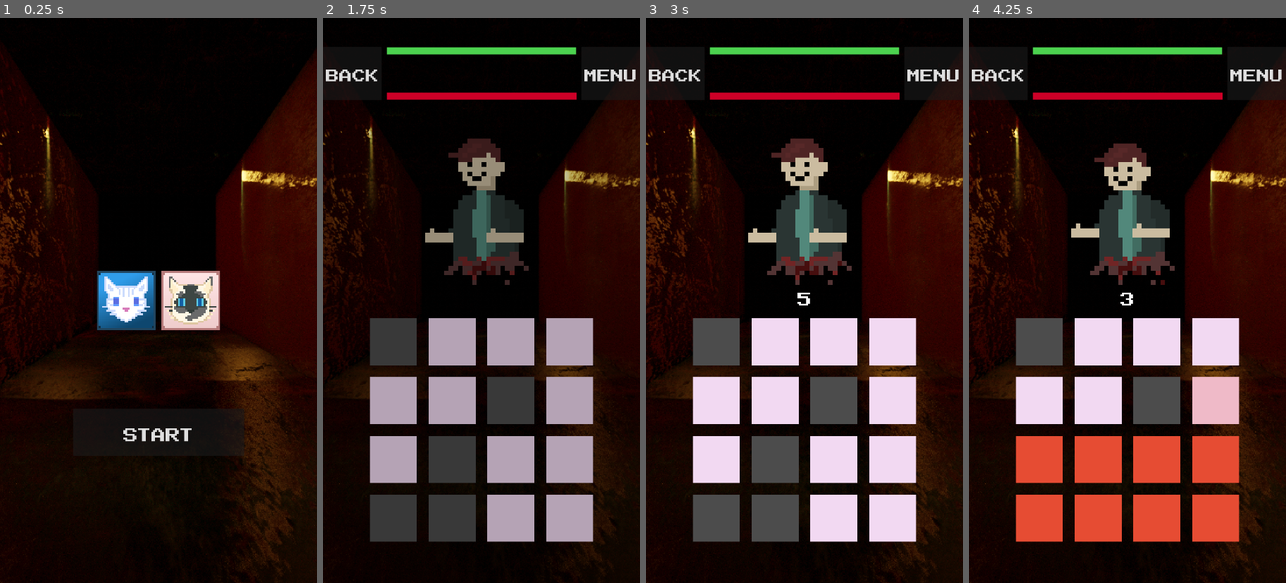
Above: before the commit, frames 1-4 (left to right).
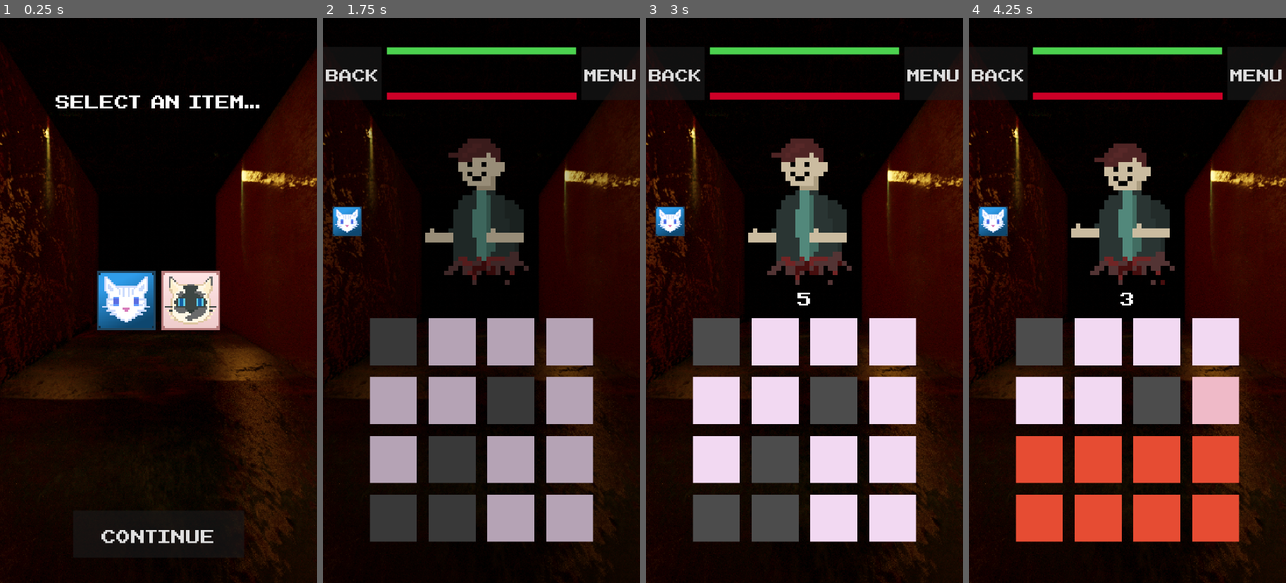
Above: after the commit, the same moments.

Repository: numberpup/phantom-passage
Game: Godot game, scene res://Scenes/UI/ShopScreen.tscn
Same seed, same stepped clock (60 frames per second), same inputs: the game is played once before the commit and once after it. This scene is started directly instead of the project's main scene.
Inputs (mouse positions are in pixels of both pictures, inside the frame that each line leads up to):
- Up to frame 1 (0.25 s): no input
- Up to frame 2 (1.75 s): click "START" (after the commit: "CONTINUE") at 0.5 s; tap Enter at 1.25 s; move the mouse to (551, 272) at 1.27 s; click (551, 272) at 1.42 s
- Up to frame 3 (3 s): drag from (741, 328) to (788, 413) at 2.02 s; move the mouse to (836, 176) at 2.77 s; click (836, 176) at 2.92 s
- Up to frame 4 (4.25 s): drag from (1111, 413) to (1032, 215) at 3.52 s

The runs differ from the first frame. In frame 1, 1.5% of the frame differs, in the area x 17-82%, y 13-93%; in frame 2, 0.5%; in frame 3, 0.5%; in frame 4, 0.5%.

Commit message:
Emblems selected in shop now affect player damage
Emblems selected in shop now load into level screen and interact with the EffectsManager

Diff:
--- a/Scenes/UI/ShopScreen.tscn
+++ b/Scenes/UI/ShopScreen.tscn
@@ -1,7 +1,8 @@
-[gd_scene load_steps=6 format=3 uid="uid://c01buo1h3pl6q"]
+[gd_scene load_steps=7 format=3 uid="uid://c01buo1h3pl6q"]
 
 [ext_resource type="Script" path="res://Scripts/UI/shop_screen.gd" id="1_quyyl"]
 [ext_resource type="Texture2D" uid="uid://i0gii2epgm70" path="res://Assets/spookyhallway.png" id="2_d4eqp"]
+[ext_resource type="FontFile" uid="uid://c4hsx53rjc3e8" path="res://Assets/NESCyrillic.ttf" id="2_drn0p"]
 [ext_resource type="PackedScene" uid="uid://bb1nn8ufi2ofn" path="res://Scenes/button.tscn" id="3_b3pwv"]
 [ext_resource type="PackedScene" uid="uid://csrr4nf3h47p8" path="res://Scripts/UI/SceneTransition.tscn" id="5_x5oxp"]
 
@@ -40,9 +41,9 @@
 anchor_top = 0.5
 anchor_right = 0.5
 anchor_bottom = 0.5
-offset_left = -305.0
+offset_left = -388.0
 offset_top = -100.0
-offset_right = 305.0
+offset_right = 388.0
 offset_bottom = 100.0
 grow_horizontal = 2
 grow_vertical = 2
@@ -54,14 +55,31 @@
 [node name="StartButton" parent="." instance=ExtResource("3_b3pwv")]
 layout_mode = 1
 anchors_preset = -1
-anchor_top = 0.775
-anchor_bottom = 0.775
+anchor_top = 0.955
+anchor_bottom = 0.955
 offset_left = -291.5
 offset_top = -160.0
 offset_right = 291.5
 offset_bottom = 0.0
 grow_vertical = 0
+text = "CONTINUE"
 
 [node name="SceneTransition" parent="." instance=ExtResource("5_x5oxp")]
 
+[node name="Description box" type="RichTextLabel" parent="."]
+layout_mode = 1
+anchors_preset = -1
+anchor_left = 0.5
+anchor_top = 0.125
+anchor_right = 0.5
+anchor_bottom = 0.125
+offset_left = -480.0
+offset_right = 480.0
+offset_bottom = 561.0
+grow_horizontal = 2
+theme_override_fonts/normal_font = ExtResource("2_drn0p")
+theme_override_font_sizes/normal_font_size = 100
+bbcode_enabled = true
+text = "[center]Select an item..."
+
 [connection signal="pressed" from="StartButton" to="." method="_on_start_button_pressed"]
--- a/Scripts/DataProcessors/EffectsManager.gd
+++ b/Scripts/DataProcessors/EffectsManager.gd
@@ -40,6 +40,7 @@
 
 # EFFECT FUNCTIONS
 func damage_increase(amount) -> void:
+	print("damage increase called")
 	GameManager.player_base_damage += amount
 	recalculate_effective_damage()
 
@@ -56,8 +57,16 @@
 	GameManager.player_damage_mult *= amount
 	recalculate_effective_damage()
 
+func recalculate_effects() -> void:
+	for emblem_name in emblem_names:
+		print("emblem name: " + emblem_name)
+		var effect = info_table.emblems[emblem_name]["effect"]
+		print(effects_dict[effect])
+		effects_dict[effect]["activate"].call()
+
 func recalculate_effective_damage() -> void:
 	GameManager.effective_player_damage = GameManager.player_base_damage * GameManager.player_damage_mult
+	print("Calculated damage: " + str(GameManager.effective_player_damage))
 
 # Called every frame. 'delta' is the elapsed time since the previous frame.
 func _process(delta: float) -> void:
--- a/Scripts/DataProcessors/EncounterTable.gd
+++ b/Scripts/DataProcessors/EncounterTable.gd
@@ -103,7 +103,44 @@
 		#etc
 	],
 	#floor 2,
-	[],
+		[
+		# empty
+		[],
+		# level 1
+		[
+			# empty encounter
+			"",
+			# encounter 1
+			"nice_torso",
+			# encounter 2
+			"suspicious_balloon",
+			# encounter 3
+			"red_guy",
+		],
+		# level 2,
+		[
+			# empty encounter
+			"",
+			# encounter 1
+			"suspicious_balloon",
+			# encounter 2
+			"red_guy",
+			# encounter 3
+			"funky_beetle"
+		],
+		# level 3,
+		[
+			# empty encounter
+			"",
+			# encounter 1
+			"suspicious_balloon",
+			# encounter 2
+			"red_guy",
+			# encounter 3
+			"funky_beetle"
+		],
+		#etc
+	],
 	#etc
 	]
 
--- a/Scripts/DataProcessors/InfoTable.gd
+++ b/Scripts/DataProcessors/InfoTable.gd
@@ -24,9 +24,9 @@
 		"display_name": "Fluffy Cat"
 	},
 		"round_cat": {
-		"description": "Adds 40 to base player damage.",
+		"description": "Adds 4 to base damage multiplier.",
 		"sprite": "res://Assets/EmblemSprites/RoundCat.png",
-		"effect": "damage_40",
+		"effect": "mult_4",
 		"display_name": "Round Cat"
 	},
 }
--- a/Scripts/Enemies/EnemyShell.gd
+++ b/Scripts/Enemies/EnemyShell.gd
@@ -218,7 +218,7 @@
 # Signal handler for `board_clear`
 func _on_game_board_board_clear() -> void:
 	print("Board clear signal received by EnemyShell.")
-	take_damage(GameManager.effective_player_damage)  # Example damage value
+	take_damage(GameManager.effective_player_damage)
 
 # Handles enemy death
 func die() -> void:
--- a/Scripts/UI/shop_screen.gd
+++ b/Scripts/UI/shop_screen.gd
@@ -67,4 +67,7 @@
 
 
 func _on_start_button_pressed() -> void:
+	GameManager.player_emblems.append(emblems[current_selection_id])
+	EffectsManager.recalculate_effects()
+	EffectsManager.recalculate_effective_damage()
 	get_tree().change_scene_to_file("res://Scenes/UI/ProgressionScreen.tscn")
